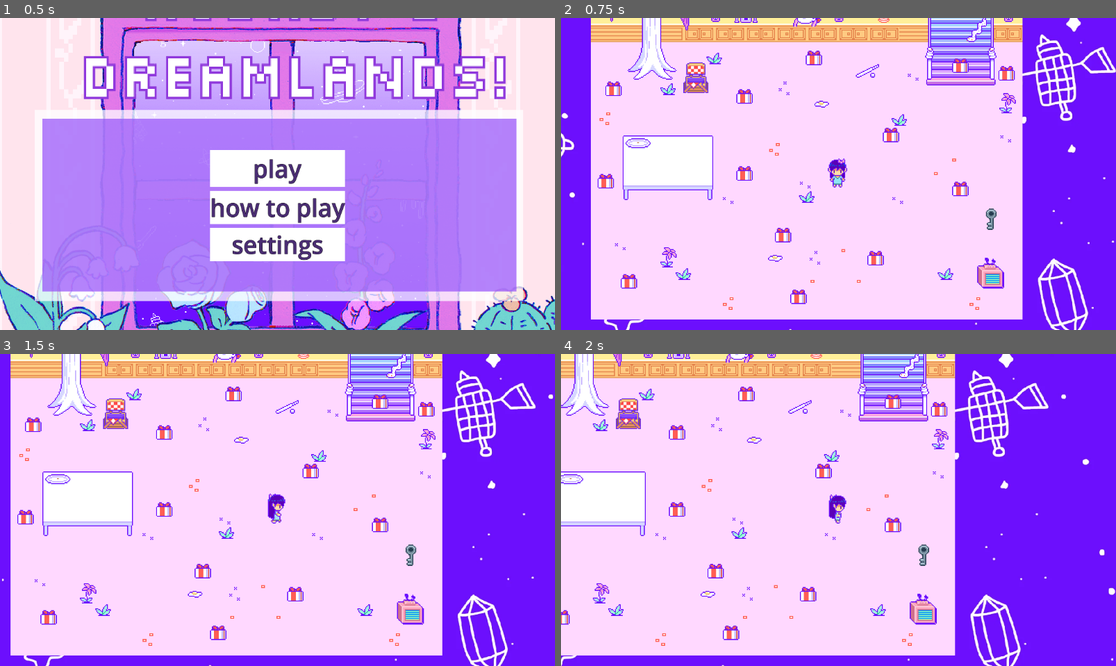
Above: before the commit, frames 1-4 (two rows, left to right).
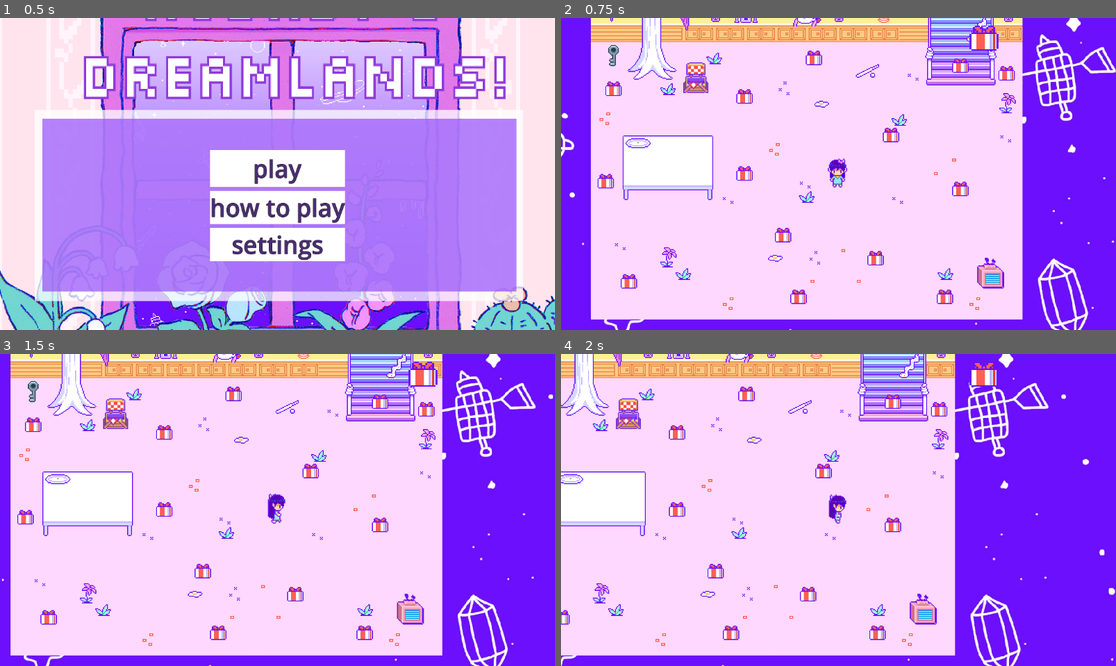
Above: after the commit, the same moments.

Repository: aethsmq/theoret_jessica_tp3
Game: Godot game, scene res://scenes/pause_menu.tscn
Two runs of this game, one before a commit and one after it. Both use one fixed random seed, a clock stepped at 60 frames per second and the inputs below.
Inputs:
- Up to frame 1 (0.5 s): no input
- Up to frame 2 (0.75 s): click "play" at 0.5 s
- Up to frame 3 (1.5 s): tap Enter at 1.25 s; hold Right (right) from 1.28 s (still down)
- Up to frame 4 (2 s): keep holding Right (right)

Frame 1 is identical in both runs. In frame 2, 0.7% of the frame differs, in the area x 8-79%, y 2-92%; in frame 3, 0.7%, in the area x 5-79%, y 2-92%; in frame 4, 0.5%.

Commit message:
commit15

Diff:
--- /dev/null
+++ b/projectgodot/scenes/cake.tscn
@@ -0,0 +1,25 @@
+[gd_scene load_steps=2 format=3 uid="uid://4foa1rjx0fav"]
+
+[ext_resource type="Texture2D" uid="uid://d1pjc2wvhabxs" path="res://assets/spritesheets/Tilesets - Sweetheart's Castle.png" id="1_r3iun"]
+
+[node name="cake" type="Control"]
+layout_mode = 3
+anchors_preset = 0
+offset_right = 40.0
+offset_bottom = 40.0
+
+[node name="Label" type="Label" parent="."]
+visible = false
+layout_mode = 0
+offset_left = 48.0
+offset_top = -24.0
+offset_right = 88.0
+offset_bottom = 21.0
+theme_override_font_sizes/font_size = 32
+text = "0"
+
+[node name="Sprite2D" type="Sprite2D" parent="."]
+scale = Vector2(4, 4)
+texture = ExtResource("1_r3iun")
+region_enabled = true
+region_rect = Rect2(576, 160, 32, 32)
--- a/projectgodot/scenes/gamemap_1.tscn
+++ b/projectgodot/scenes/gamemap_1.tscn
@@ -11,6 +11,7 @@
 [ext_resource type="Script" uid="uid://dc5bxvg400gtm" path="res://scripts/area_2d.gd" id="8_1ktfh"]
 [ext_resource type="PackedScene" uid="uid://b71vrjpvna53m" path="res://scenes/television.tscn" id="8_7mdys"]
 [ext_resource type="Script" uid="uid://bxd8f34hd8i4i" path="res://scripts/game_manager.gd" id="9_dg31i"]
+[ext_resource type="PackedScene" uid="uid://hqf28yetks3w" path="res://scenes/present.tscn" id="12_0vwfa"]
 
 [sub_resource type="TileSetAtlasSource" id="TileSetAtlasSource_aboh2"]
 texture = ExtResource("3_sktk1")
@@ -1467,18 +1468,41 @@
 [node name="powerup15" parent="." instance=ExtResource("7_xjss1")]
 position = Vector2(504, 368)
 
+[node name="powerup16" parent="." instance=ExtResource("7_xjss1")]
+position = Vector2(712, 576)
+
 [node name="key" parent="." instance=ExtResource("6_iwmkq")]
-position = Vector2(760, 496)
-
-[node name="GameManager" type="Node" parent="."]
+position = Vector2(368, 326)
+
+[node name="CanvasLayer" type="CanvasLayer" parent="."]
+
+[node name="Control" type="Control" parent="CanvasLayer"]
+layout_mode = 3
+anchors_preset = 0
+offset_right = 40.0
+offset_bottom = 40.0
+
+[node name="VBoxContainer" type="VBoxContainer" parent="CanvasLayer/Control"]
+layout_mode = 0
+offset_left = 880.0
+offset_top = 40.0
+offset_right = 920.0
+offset_bottom = 140.0
+theme_override_constants/separation = 50
+
+[node name="present" parent="CanvasLayer/Control/VBoxContainer" instance=ExtResource("12_0vwfa")]
+layout_mode = 2
+
+[node name="GameManager" type="Node" parent="CanvasLayer/Control/VBoxContainer"]
 unique_name_in_owner = true
 script = ExtResource("9_dg31i")
 
-[node name="ScoreLabel" type="Label" parent="GameManager"]
-offset_left = 832.0
-offset_top = 152.0
-offset_right = 872.0
-offset_bottom = 175.0
+[node name="ScoreLabel" type="Label" parent="CanvasLayer/Control/VBoxContainer/GameManager"]
+offset_left = 920.0
+offset_top = 16.0
+offset_right = 960.0
+offset_bottom = 71.0
+theme_override_font_sizes/font_size = 40
 metadata/_edit_use_anchors_ = true
 
 [connection signal="body_entered" from="Sprite2D/porte" to="Sprite2D/porte" method="_on_body_entered"]
--- a/projectgodot/scenes/gamemap_2.tscn
+++ b/projectgodot/scenes/gamemap_2.tscn
@@ -6,6 +6,7 @@
 [ext_resource type="AudioStream" uid="uid://dvbge2nsxyck0" path="res://assets/audio/OMORI OST - 006 Let's Get Together Now!.mp3" id="3_4dy6r"]
 [ext_resource type="PackedScene" uid="uid://vsb7va1quinu" path="res://scenes/powerup_2.tscn" id="4_wjuch"]
 [ext_resource type="Script" uid="uid://bxd8f34hd8i4i" path="res://scripts/game_manager.gd" id="5_yxlm0"]
+[ext_resource type="PackedScene" uid="uid://d3glxmsjibl02" path="res://scenes/letters.tscn" id="6_wjuch"]
 
 [sub_resource type="GDScript" id="GDScript_2gplu"]
 script/source = "extends Node2D
@@ -323,15 +324,35 @@
 [node name="CollisionPolygon2D" type="CollisionPolygon2D" parent="StaticBody2D2"]
 polygon = PackedVector2Array(-82.8235, 975.452, 52.7059, 961.107, 188.235, 882.211, 353.882, 882.211, 436.706, 832.003, …(1374 unchanged characters)…
 
-[node name="GameManager" type="Node" parent="."]
+[node name="CanvasLayer" type="CanvasLayer" parent="."]
+
+[node name="Control" type="Control" parent="CanvasLayer"]
+layout_mode = 3
+anchors_preset = 0
+offset_right = 40.0
+offset_bottom = 40.0
+
+[node name="VBoxContainer" type="VBoxContainer" parent="CanvasLayer/Control"]
+layout_mode = 0
+offset_left = 931.0
+offset_top = 48.0
+offset_right = 971.0
+offset_bottom = 88.0
+theme_override_constants/separation = 50
+
+[node name="letters" parent="CanvasLayer/Control/VBoxContainer" instance=ExtResource("6_wjuch")]
+layout_mode = 2
+
+[node name="GameManager" type="Node" parent="CanvasLayer/Control/VBoxContainer"]
 unique_name_in_owner = true
 script = ExtResource("5_yxlm0")
 
-[node name="ScoreLabel" type="Label" parent="GameManager"]
-offset_left = 514.0
-offset_top = 87.0
-offset_right = 554.0
-offset_bottom = 110.0
+[node name="ScoreLabel" type="Label" parent="CanvasLayer/Control/VBoxContainer/GameManager"]
+offset_left = 970.0
+offset_top = 16.0
+offset_right = 1010.0
+offset_bottom = 71.0
+theme_override_font_sizes/font_size = 40
 metadata/_edit_use_anchors_ = true
 
 [connection signal="body_entered" from="TileMapLayer/Sprite2D/Area2D2" to="TileMapLayer/Sprite2D/Area2D2" method="_on_area_2D_2_body_entered"]
--- a/projectgodot/scenes/gamemap_3.tscn
+++ b/projectgodot/scenes/gamemap_3.tscn
@@ -9,6 +9,7 @@
 [ext_resource type="PackedScene" uid="uid://dyl6qq88a2ena" path="res://scenes/gate.tscn" id="7_0q8ka"]
 [ext_resource type="PackedScene" uid="uid://c2e0ointnufcq" path="res://scenes/flower_gate.tscn" id="8_cg0w5"]
 [ext_resource type="Script" uid="uid://l5ycdydvjuwi" path="res://scripts/area_2d_3.gd" id="9_dys00"]
+[ext_resource type="PackedScene" uid="uid://4foa1rjx0fav" path="res://scenes/cake.tscn" id="10_vl2df"]
 
 [sub_resource type="TileSetAtlasSource" id="TileSetAtlasSource_xnfup"]
 texture = ExtResource("1_83jyj")
@@ -502,17 +503,6 @@
 [node name="powerup18" parent="." instance=ExtResource("5_vl2df")]
 position = Vector2(296, 544)
 
-[node name="GameManager" type="Node" parent="."]
-unique_name_in_owner = true
-script = ExtResource("6_m1vmw")
-
-[node name="ScoreLabel" type="Label" parent="GameManager"]
-offset_left = 466.0
-offset_top = -297.0
-offset_right = 506.0
-offset_bottom = -274.0
-metadata/_edit_use_anchors_ = true
-
 [node name="StaticBody2D" type="StaticBody2D" parent="."]
 visible = false
 
@@ -577,4 +567,34 @@
 region_enabled = true
 region_rect = Rect2(832, 608, 32, 88)
 
+[node name="CanvasLayer" type="CanvasLayer" parent="."]
+
+[node name="Control" type="Control" parent="CanvasLayer"]
+layout_mode = 3
+anchors_preset = 0
+offset_right = 40.0
+offset_bottom = 40.0
+
+[node name="VBoxContainer" type="VBoxContainer" parent="CanvasLayer/Control"]
+layout_mode = 0
+offset_left = 908.0
+offset_top = 54.0
+offset_right = 948.0
+offset_bottom = 94.0
+
+[node name="cake" parent="CanvasLayer/Control/VBoxContainer" instance=ExtResource("10_vl2df")]
+layout_mode = 2
+
+[node name="GameManager" type="Node" parent="CanvasLayer/Control/VBoxContainer"]
+unique_name_in_owner = true
+script = ExtResource("6_m1vmw")
+
+[node name="ScoreLabel" type="Label" parent="CanvasLayer/Control/VBoxContainer/GameManager"]
+offset_left = 958.0
+offset_top = 35.0
+offset_right = 998.0
+offset_bottom = 90.0
+theme_override_font_sizes/font_size = 40
+metadata/_edit_use_anchors_ = true
+
 [connection signal="body_entered" from="Sprite2D/Area2D3" to="Sprite2D/Area2D3" method="_on_area_2D_3_body_entered"]
--- /dev/null
+++ b/projectgodot/scenes/letters.tscn
@@ -0,0 +1,25 @@
+[gd_scene load_steps=2 format=3 uid="uid://d3glxmsjibl02"]
+
+[ext_resource type="Texture2D" uid="uid://d1pjc2wvhabxs" path="res://assets/spritesheets/Tilesets - Sweetheart's Castle.png" id="1_id4sl"]
+
+[node name="letters" type="Control"]
+layout_mode = 3
+anchors_preset = 0
+offset_right = 40.0
+offset_bottom = 40.0
+
+[node name="Label" type="Label" parent="."]
+visible = false
+layout_mode = 0
+offset_left = 48.0
+offset_top = -24.0
+offset_right = 88.0
+offset_bottom = 21.0
+theme_override_font_sizes/font_size = 32
+text = "0"
+
+[node name="Sprite2D" type="Sprite2D" parent="."]
+scale = Vector2(4, 4)
+texture = ExtResource("1_id4sl")
+region_enabled = true
+region_rect = Rect2(160, 648, 32, 24)
--- a/projectgodot/scenes/pause_menu.tscn
+++ b/projectgodot/scenes/pause_menu.tscn
@@ -1,8 +1,9 @@
-[gd_scene load_steps=7 format=3 uid="uid://ch4ie6w584qrc"]
+[gd_scene load_steps=8 format=3 uid="uid://ch4ie6w584qrc"]
 
 [ext_resource type="Script" uid="uid://k5sq7ojd5xn6" path="res://scripts/pause_menu.gd" id="1_myx47"]
 [ext_resource type="Texture2D" uid="uid://b1vio7lrwp1pp" path="res://assets/background/flowerpot.png" id="2_myx47"]
 [ext_resource type="Texture2D" uid="uid://4w87o3p6vfvx" path="res://assets/background/Aubrey’s dreamlands!.png" id="3_kukqi"]
+[ext_resource type="AudioStream" uid="uid://cnukd1d2v6w7o" path="res://assets/audio/OMORI OST - Lost, Then Found!.mp3" id="4_5d2l8"]
 
 [sub_resource type="StyleBoxFlat" id="StyleBoxFlat_5d2l8"]
 bg_color = Color(1, 1, 1, 1)
@@ -100,6 +101,10 @@
 scale = Vector2(1.13586, 1.26508)
 texture = ExtResource("3_kukqi")
 
+[node name="AudioStreamPlayer2D" type="AudioStreamPlayer2D" parent="."]
+stream = ExtResource("4_5d2l8")
+autoplay = true
+
 [connection signal="pressed" from="MarginContainer/VBoxContainer/continuer" to="." method="_on_continuer_pressed"]
 [connection signal="pressed" from="MarginContainer/VBoxContainer/how to play" to="." method="_on_how_to_play_pressed"]
 [connection signal="pressed" from="MarginContainer/VBoxContainer/settings" to="." method="_on_settings_pressed"]
--- /dev/null
+++ b/projectgodot/scenes/present.tscn
@@ -0,0 +1,23 @@
+[gd_scene load_steps=2 format=3 uid="uid://hqf28yetks3w"]
+
+[ext_resource type="Texture2D" uid="uid://dywol3bnygxiv" path="res://assets/spritesheets/present powerup.png" id="1_8juob"]
+
+[node name="present" type="Control"]
+layout_mode = 3
+anchors_preset = 0
+offset_right = 40.0
+offset_bottom = 40.0
+
+[node name="Label" type="Label" parent="."]
+visible = false
+layout_mode = 0
+offset_left = 48.0
+offset_top = -24.0
+offset_right = 88.0
+offset_bottom = 21.0
+theme_override_font_sizes/font_size = 32
+text = "0"
+
+[node name="Sprite2D" type="Sprite2D" parent="."]
+scale = Vector2(3.5, 3.5)
+texture = ExtResource("1_8juob")
--- a/projectgodot/scripts/game_manager.gd
+++ b/projectgodot/scripts/game_manager.gd
@@ -3,8 +3,7 @@
 var score = 0
 @onready var score_label: Label = $ScoreLabel
 
-
 func add_point():
 	score += 1
 	print(score)
-	score_label.text = "you collected " + str(score) + "/16 !!"
+	score_label.text = "" + str(score) + "/16"
Not shown, added: projectgodot/assets/audio/OMORI OST - Lost, Then Found!.mp3.import
Not shown: 1 places in projectgodot/scenes/gamemap_1.tscn that only renumber resources
Not shown: 1 places in projectgodot/scenes/gamemap_2.tscn that only renumber resources
Not shown: 1 places in projectgodot/scenes/gamemap_3.tscn that only renumber resources
Not shown, added: projectgodot/assets/audio/OMORI OST - Lost, Then Found!.mp3
